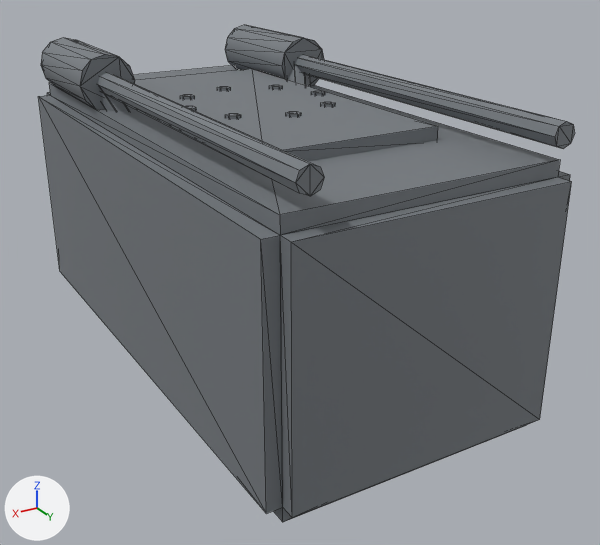
The glTF model prototype/assets/models/parts/heavy_laser_housing.glb as it was, and as the next commit left it.
Rendered twice from a 50 mm lens placed at (0.534, 0.706, 0.426), pointed at (-0.036, -0.244, -0.049). The axes (+X, +Y, +Z) are drawn at lower left. The lights are the same throughout. The picture after the commit comes second. Mesh edges are drawn as thin lines. Vertices at exactly the same position are counted once.

Objects in the first picture: 'heavy_laser_housing'.
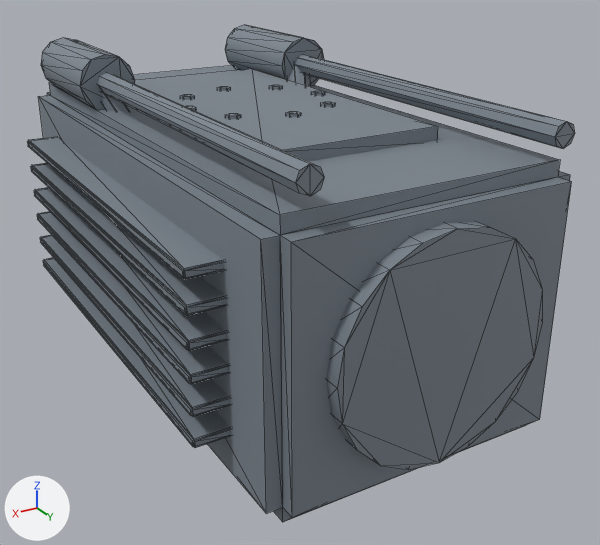
Changed parts and their boxes (x1, y1, x2, y2) in the pictures (600 x 545 px):
'heavy_laser_housing', reshaped
    before: (38, 25, 575, 522)
    after: (27, 25, 575, 522)
part 1 of me_heavy_laser_housing_mesh, added
    after: (326, 222, 543, 470)
part 2 of me_heavy_laser_housing_mesh, added
    after: (27, 136, 231, 448)

Patch to the scene script:
```diff
--- a/prototype/assets/models/parts/heavy_laser_housing.glb.py
+++ b/prototype/assets/models/parts/heavy_laser_housing.glb.py
@@ me_heavy_laser_housing_mesh @@
 # used by ob_heavy_laser_housing; location = (0.0, 0.0, 0.0)
-me_heavy_laser_housing_mesh.from_pydata(...)  # 288 vertices, 492 faces; spans x -0.2..0.2, y -0.7..0.1, z -0.25..0.25
+me_heavy_laser_housing_mesh.from_pydata(...)  # 808 vertices, 1448 faces; spans x -0.245..0.245, y -0.7..0.12, z -0.25..0.25
+# me_heavy_laser_housing_mesh part 1: a new loose piece, a 20-sided cylinder along y spanning x -0.14..0.14, y 0.08..0.12, z -0.14..0.14, in mat_heavy_laser_housing_mat (grey #869099)
+# me_heavy_laser_housing_mesh part 2: 192 vertices added at x 0.195..0.245, y -0.6..0.0, z -0.106..0.106
+# other edits to the shape of me_heavy_laser_housing_mesh do not show in these pictures
 me_heavy_laser_housing_mesh.materials.append(mat_heavy_laser_housing_mat)
```
